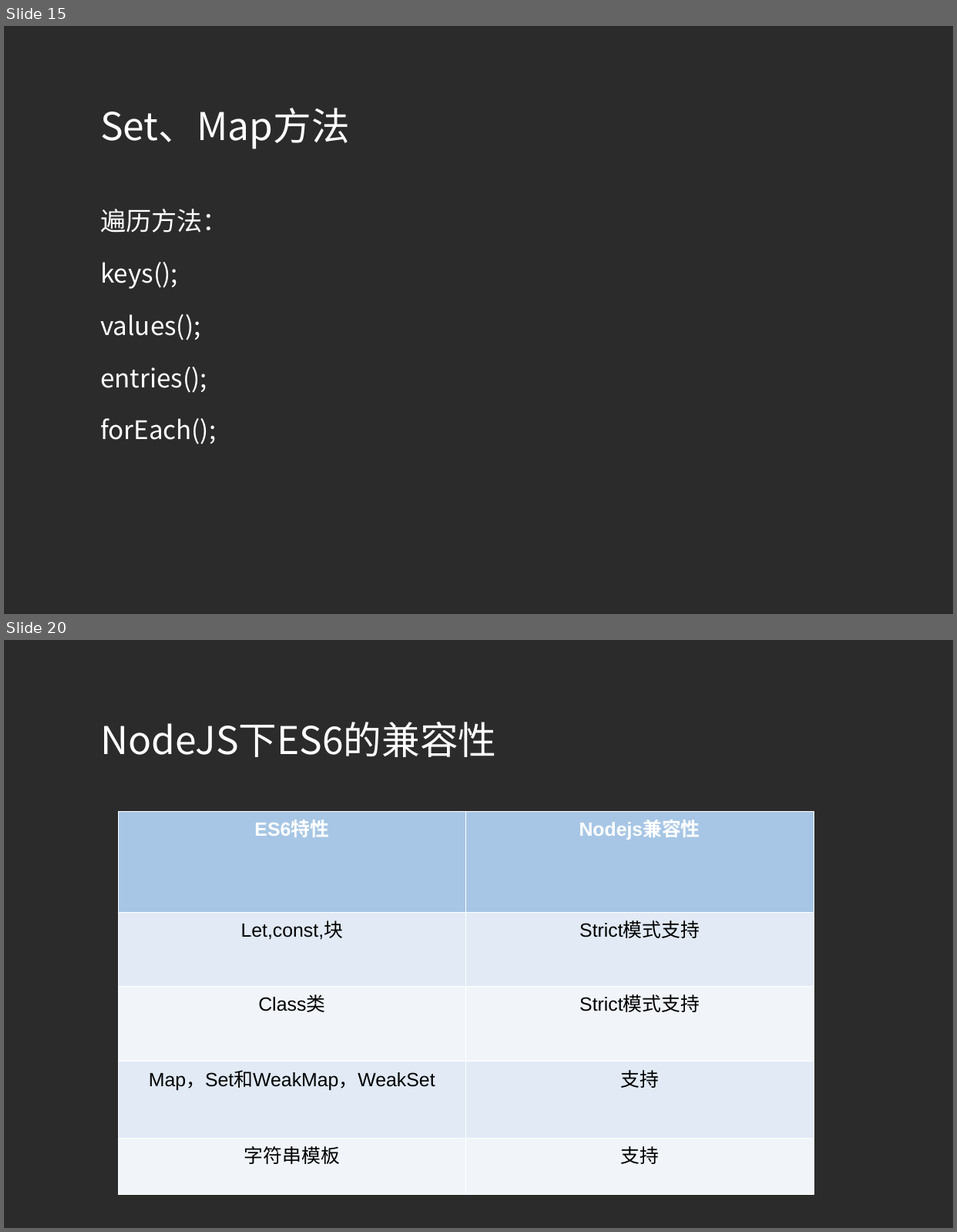
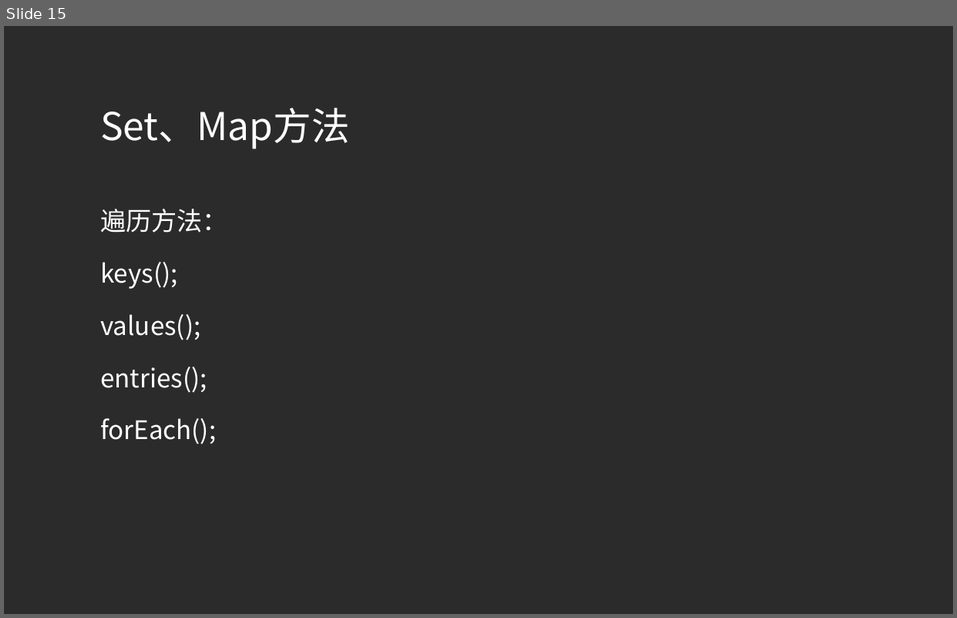
Before and after one commit to yiqisweet/node, a slide deck: ppt/TP03.ppt. Shown one above the other, each under a label of ours: slides 15 and 20 before the commit, slide 15 after it; the slides between them are not shown. The pictures are 957x1232 and 957x618 pixels, drawn with LibreOffice and Linux fonts; fonts in the diff are those of the drawing; background and template pictures are left out; a plain dark background stands for a picture behind light text. Boxes give left, top, right and bottom in pixels: in the first picture for what was removed or moved away, otherwise in the second. Text is boxed around its words. In the diff, an @@ line names an element or a change of style, - is before the commit and + after.

```diff
--- a/ppt/TP03.ppt
+++ b/ppt/TP03.ppt
@@ slide 20 removed at (4, 640, 953, 1228), background picture (left out) @@
@@ title removed at (100, 722, 496, 757) @@
-NodeJS下ES6的兼容性
@@ table removed at (118, 811, 814, 1194), 5 rows, 2 columns @@
-ES6特性 | Nodejs兼容性
-Let,const,块 | Strict模式支持
-Class类 | Strict模式支持
-Map，Set和WeakMap，WeakSet | 支持
-字符串模板 | 支持
```
Also in this commit, not shown: 2 slides changed, 4 other slides removed, 6 other files.
